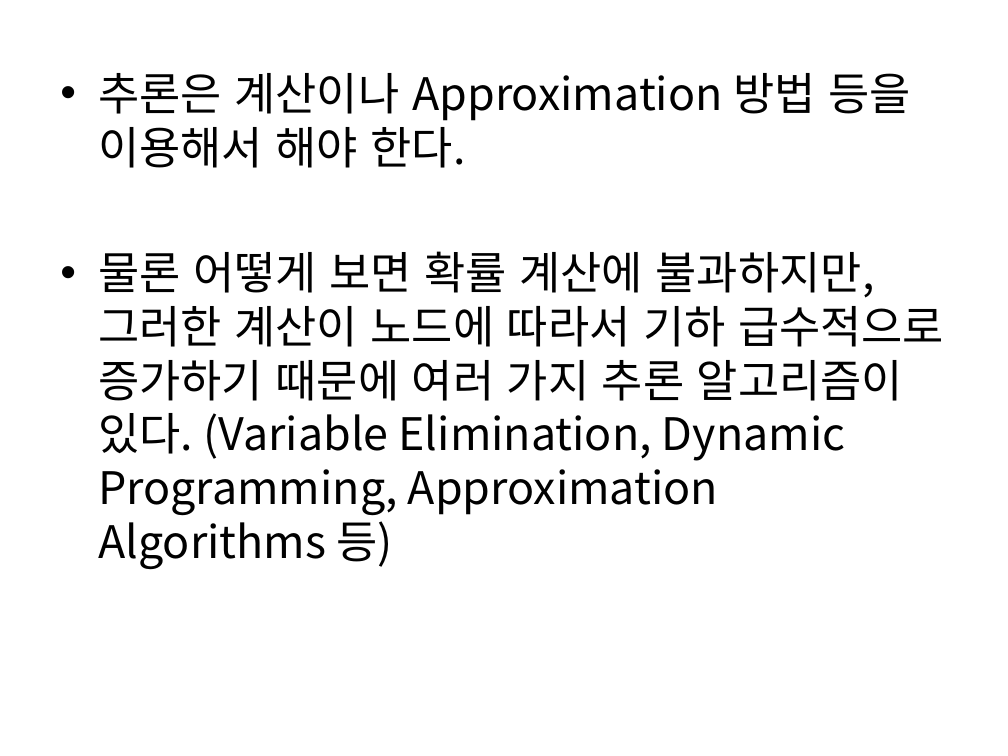
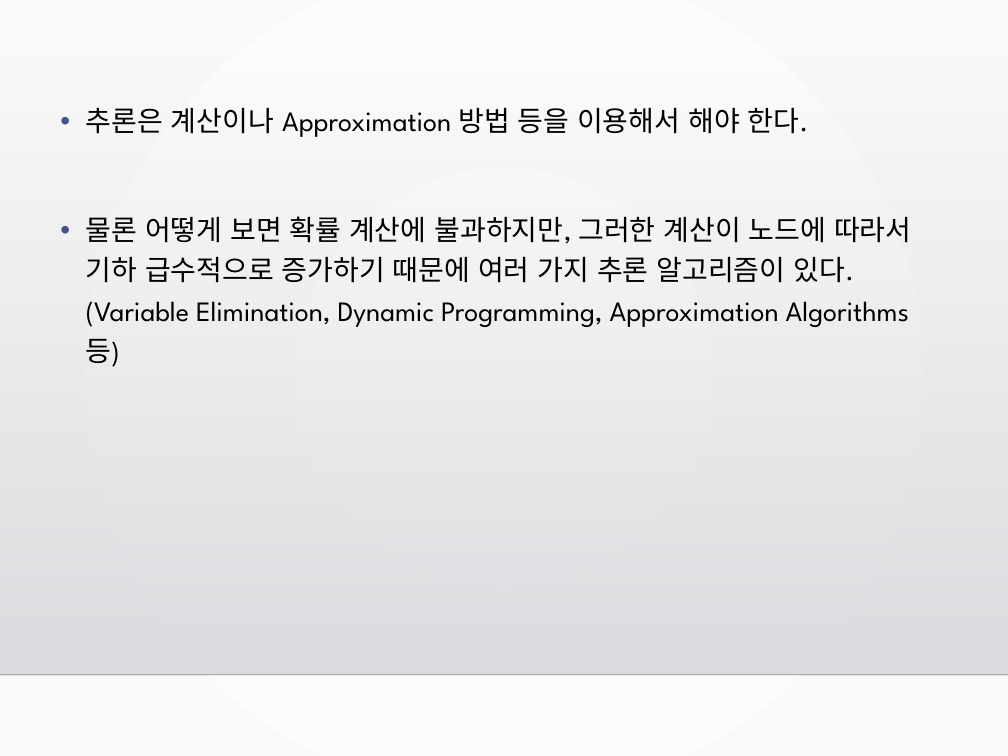
Before and after one commit to LEECHHE/capstone, a slide deck: slide 11 of papers/Bayesian.Network.pptx (slide 12 before the commit). Drawn at 1008x756 pixels with LibreOffice and Linux fonts; fonts in the diff are those of the drawing; background and template pictures are left out. Boxes give left, top, right and bottom in pixels: in the first picture for what was removed or moved away, otherwise in the second. Text is boxed around its words. In the diff, an @@ line names an element or a change of style, - is before the commit and + after.

```diff
--- a/papers/Bayesian.Network.pptx
+++ b/papers/Bayesian.Network.pptx
@@ background #FFFFFF to gradient #FFFFFF to #FAFAFA @@
@@ rectangle added at (0,51,1008,674), fill gradient #DCDCE0 to #DEDEE2 @@
@@ text "추론은 계산이나 Approximation 방법 등을 ...": place and size @@
-text "추론은 계산이나 Approximation 방법 등을 ..." at (98,73,944,569)
+text "추론은 계산이나 Approximation 방법 등을 ..." at (86,107,911,367)
@@ text "추론은 계산이나 Approximation 방법 등을 ..." at (86,107,911,367): size 32 to 20 pt, font Noto Sans CJK KR to League Spartan; indent changed; line spacing 1 to 1.2; more space between paragraphs @@
@@ line added from (0, 674) to (1008, 674), #000001 1 pt @@
```
Also in this commit, not shown: 16 other slides changed, 4 slides added, 1 slide removed, 3 other files.
